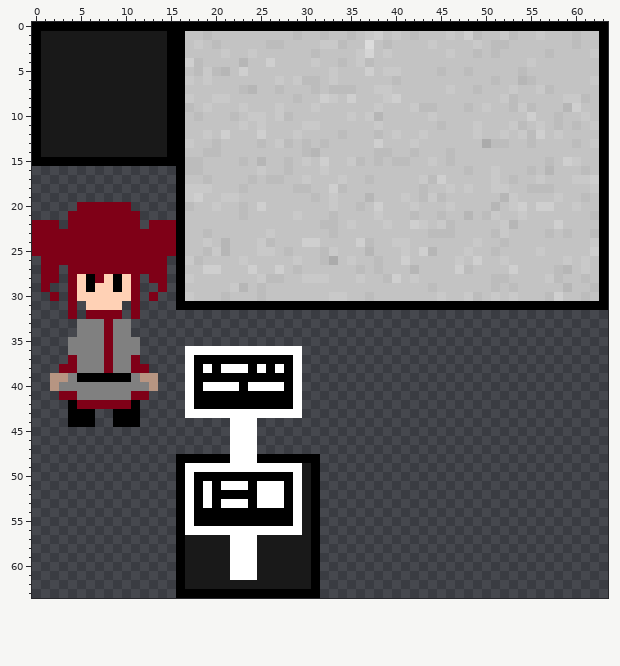
Pixel-art sprite -- assets/tiles.png. The picture above is the old version.
The file is 64x64 pixels. Colours within 5 levels of each other are drawn and written as one.
New version:
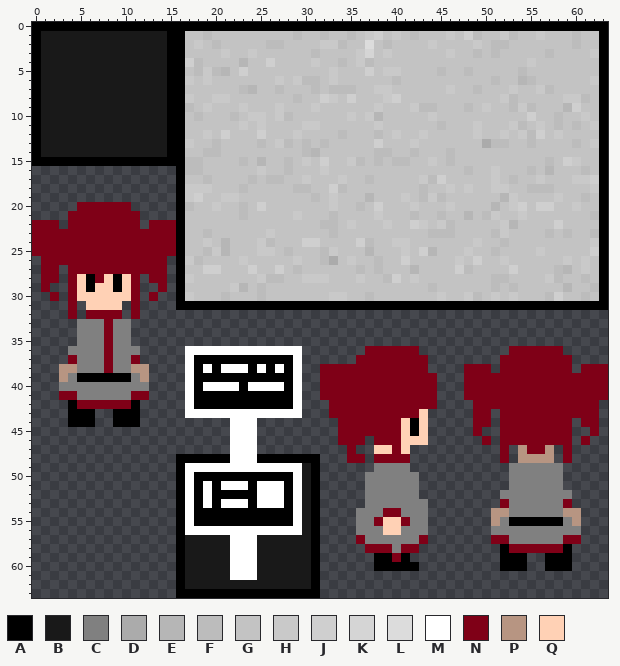
Palette (. is transparent): A #000000  B #191919  C #808080  D #ababab  E #b6b6b6  F #bcbcbc  G #c3c3c3  H #c9c9c9  J #cfcfcf  K #d5d5d5  L #dcdcdc  M #ffffff  N #7f0017  P #b79582  Q #ffd1b5
Change:
The edit adds colour A in rows 44 to 45 at x 42; in row 55 at x 53 to 58; in row 58 at x 52 and 59; in row 59 at x 38 to 39, 41, 52 to 54 and 57 to 59; in row 60 at x 38 to 42, 52 to 54 and 57 to 59.
The edit adds colour C in row 49 at x 38 to 41 and 53 to 58; in rows 50 to 51 at x 37 to 42 and 53 to 58; in row 52 at x 37 to 42 and 52 to 59; in row 53 at x 37 to 43 and 53 to 58; in row 54 at x 36 to 38, 41 to 43 and 53 to 58; in row 55 at x 36 to 37, 42 to 43, 52 and 59.
The edit adds colour C in row 56 at x 36 to 38, 41 to 43 and 51 to 60; in row 57 at x 37 to 42 and 53 to 58; in row 58 at x 40.
The edit adds colour N in row 36 at x 37 to 42 and 53 to 58; in row 37 at x 36 to 43 and 52 to 59; in row 38 at x 32 to 43, 48 to 50, 52 to 59 and 61 to 63; in rows 39 to 41 at x 32 to 44 and 48 to 63; in row 42 at x 33 to 44 and 49 to 62; in row 43 at x 33 to 42, 49 to 50 and 52 to 62.
The edit adds colour N in row 44 at x 34 to 40, 49 to 50, 52 to 59 and 61 to 62; in row 45 at x 34 to 40, 49, 52 to 59 and 62; in row 46 at x 34 to 36, 38 to 40, 50, 52 to 59 and 61; in row 47 at x 35, 40, 52, 55 to 56 and 59; in row 48 at x 35 to 36, 38 to 41, 52 and 59; in row 53 at x 52 and 59.
The edit adds colour N in row 54 at x 39 to 40; in row 55 at x 38 and 41; in row 57 at x 36, 43, 51 to 52 and 59 to 60; in row 58 at x 37 to 39, 41 to 42 and 53 to 58; in row 59 at x 40.
The edit adds colour P in row 47 at x 54 and 57; in row 48 at x 54 to 57; in row 54 at x 51 to 52 and 59 to 60; in row 55 at x 51 and 60.
Colour N gives way to colour P in row 38 at x 3 to 4 and 11 to 12.
The edit adds colour Q in row 43 at x 43; in rows 44 to 45 at x 41 and 43; in row 46 at x 41 to 43; in row 47 at x 38 to 39 and 41; in rows 55 to 56 at x 39 to 40.
The edit erases colour C in row 35 at x 4 and 11.
The edit erases colour P in rows 39 to 40 at x 2 and 13.
